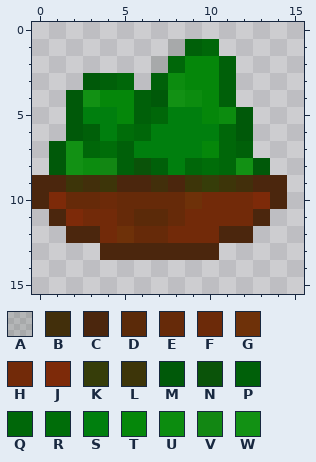
Pixel-art sprite -- peppy/hempcraft_salad.png. This is how it looked before the edit.
The file is 16x16 pixels. Pixels under 10% opacity are left out. Colours within 5 levels of each other are drawn and written as one.
Palette (. is transparent): A #000f001f  B #422f0b  C #4b260d  D #5b2a09  E #662a09  F #6c2a09  G #6e3109  H #722a09  J #7d2a09  K #363d09  L #3d3509  M #005909  N #0a5309  P #006009  Q #006709  R #006d09  S #007f0e  T #05870a  U #0c8c0f  V #128713  W #129114
Pixels before, first column x 0:
 1 ........APQ....
 2 .......AQTTP...
 3 ...MPQ.PUTTP...
 4 ..MWTTPMWUTP...
 5 ..MSSTPQSSTUM..
 6 ..MPSRQSSSSQM..
 7 .MWQRPSSSSTQP..
 8 .MWUVPNPSQRQWM.
 9 CCLBLCCBCLKLBCC
10 CJEEFEEEEGHHHJC
11 .CJHHEDDEHHHHC.
12 ..CCHGEEHHHCC..
13 ....CCCCCCC....
The result:
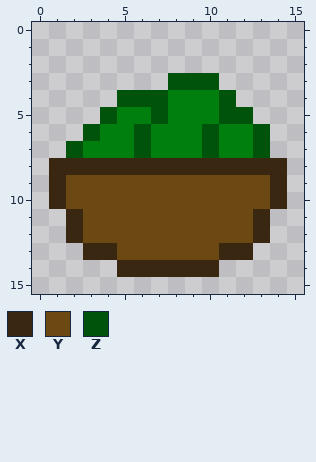
Colours new in this view: X #392712  Y #6c4913  Z #00530a
The exact change:
Changed rows in their new state; - is an unchanged pixel.
first column x 0:
 1 --------...----
 2 -------.....---
 3 ---...-.ZZZ.---
 4 --...ZZZSSSZ---
 5 --..ZSSZ--SZZ--
 6 --.Z-SZ---ZSSZ-
 7 -.ZSSSZ---ZSSZ-
 8 -XXXXXXXXXXXXXX
 9 .XYYYYYYYYYYYYX
10 .XYYYYYYYYYYYYX
11 -.XYYYYYYYYYYX-
12 --XYYYYYYYYYYX-
13 ---XXYYYYYYXX--
14 -----XXXXXX----
Where, in picture pixels (left, top, right, bottom), the same in both pictures:
changed: (32, 39, 287, 277)
